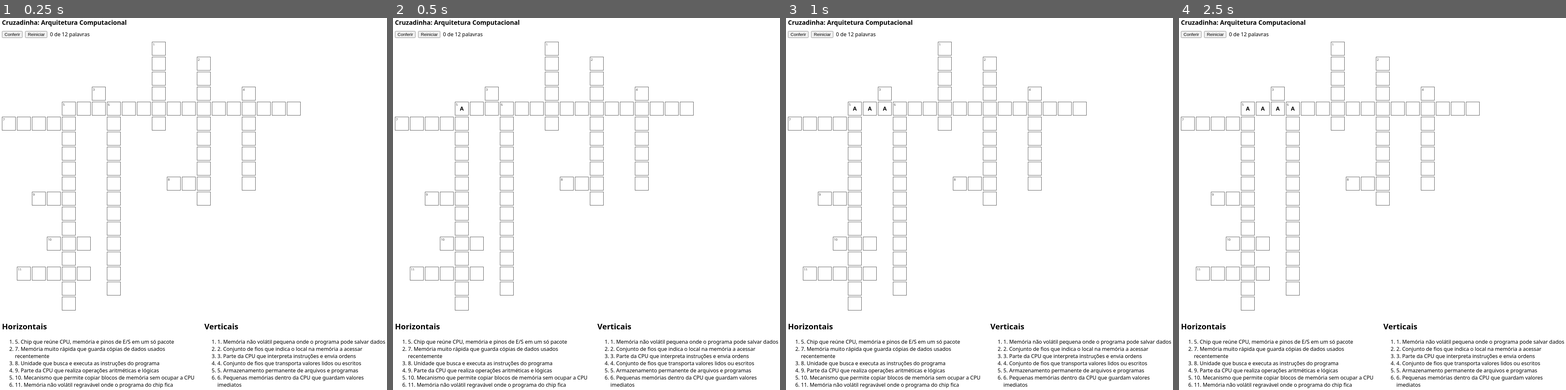
Above: before the commit, frames 1-4 (left to right).
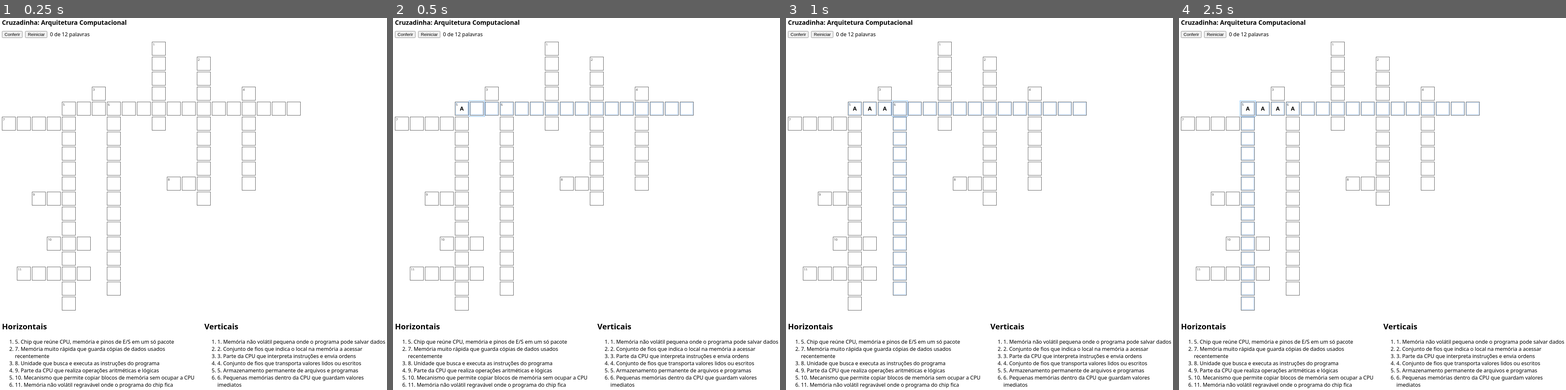
Above: after the commit, the same moments.

Repository: ArthurFMantovani/ARQ_COMP_GAME
Game: browser game, page index.html
Two runs of this game, one before a commit and one after it. Both use one fixed random seed, a clock stepped at 60 frames per second and the inputs below.
Inputs (mouse positions are in pixels of both pictures, inside the frame that each line leads up to):
- Up to frame 1 (0.25 s): no input
- Up to frame 2 (0.5 s): click (462, 107) at 0.27 s; type "Alex" at 0.27 s
- Up to frame 3 (1 s): click (871, 107) at 0.52 s; type "Alex" at 0.52 s; click (886, 107) at 0.77 s; type "Alex" at 0.77 s
- Up to frame 4 (2.5 s): hold Right 1.03-1.53 s; tap Space at 1.1, 1.6, 2.1 s; hold Down 1.58-1.85 s; click (1291, 107) at 1.77 s; type "Alex" at 1.77 s; hold Left 1.9-2.47 s

Frame 1 is identical in both runs. In frame 2, 0.6% of the frame differs, in the area x 16-78%, y 22-27%; in frame 3, 0.9%; in frame 4, 1.0%, in the area x 15-78%, y 22-79%.

Commit message:
feat: acessibilidade e destaque da palavra ativa

Diff:
--- a/script.js
+++ b/script.js
@@ -65,6 +65,7 @@
 
   tab.style.gridTemplateColumns = `repeat(${numCols}, var(--casa-size))`;
   tab.style.gridTemplateRows = `repeat(${numRows}, var(--casa-size))`;
+  tab.setAttribute('role','grid');
 
   // numerar inicios
   const numeracao = numerarInicios(ocupados);
@@ -74,6 +75,7 @@
     const [r,c] = k.split(',').map(Number);
     const cell = document.createElement('div');
     cell.className = 'casa';
+    cell.setAttribute('role','gridcell');
     cell.style.gridRowStart = (r - minR) + 1;
     cell.style.gridColumnStart = (c - minC) + 1;
     cell.setAttribute('aria-label', `Linha ${r} Coluna ${c}`);
@@ -173,6 +175,11 @@
     inp.tabIndex = 0;
     inp.addEventListener('keydown', handleKeyDown);
     inp.addEventListener('input', handleInput);
+    inp.addEventListener('focus', (ev) =>{
+      const pals = localizarPalavrasDoInput(ev.target);
+      destacarPalavras(pals);
+    });
+    inp.addEventListener('blur', ()=>{ limparDestaques(); });
   });
 }
 
@@ -243,6 +250,27 @@
     }
   }
   return {next:null, prev:null, palavraIndex:-1};
+}
+
+function localizarPalavrasDoInput(inp){
+  const indices = [];
+  for(let i=0;i<palavrasCells.length;i++){
+    const seq = palavrasCells[i];
+    if(seq.indexOf(inp) !== -1) indices.push(i);
+  }
+  return indices;
+}
+
+function destacarPalavras(indices){
+  limparDestaques();
+  indices.forEach(i => {
+    const seq = palavrasCells[i] || [];
+    seq.forEach(inp => { if(inp && inp.parentElement) inp.parentElement.classList.add('ativa'); });
+  });
+}
+
+function limparDestaques(){
+  document.querySelectorAll('.casa.ativa').forEach(c => c.classList.remove('ativa'));
 }
 
 // Conferir e Reiniciar
--- a/style.css
+++ b/style.css
@@ -14,5 +14,8 @@
 .casa .numero{position:absolute;left:2px;top:1px;font-size:0.6rem;color:#333}
 .casa.certa{background:#c8f7c5}
 .casa.errada{background:#f7c5c5}
+.casa.ativa{box-shadow:inset 0 0 0 3px rgba(0,123,255,0.15)}
+.casa:focus-within{outline:2px solid rgba(0,123,255,0.35);outline-offset:2px}
+#tabuleiro[role="grid"]{align-items: start}
 #pistas{display:flex;gap:24px}
 @media (max-width:600px){:root{--casa-size:34px}#pistas{flex-direction:column}}
